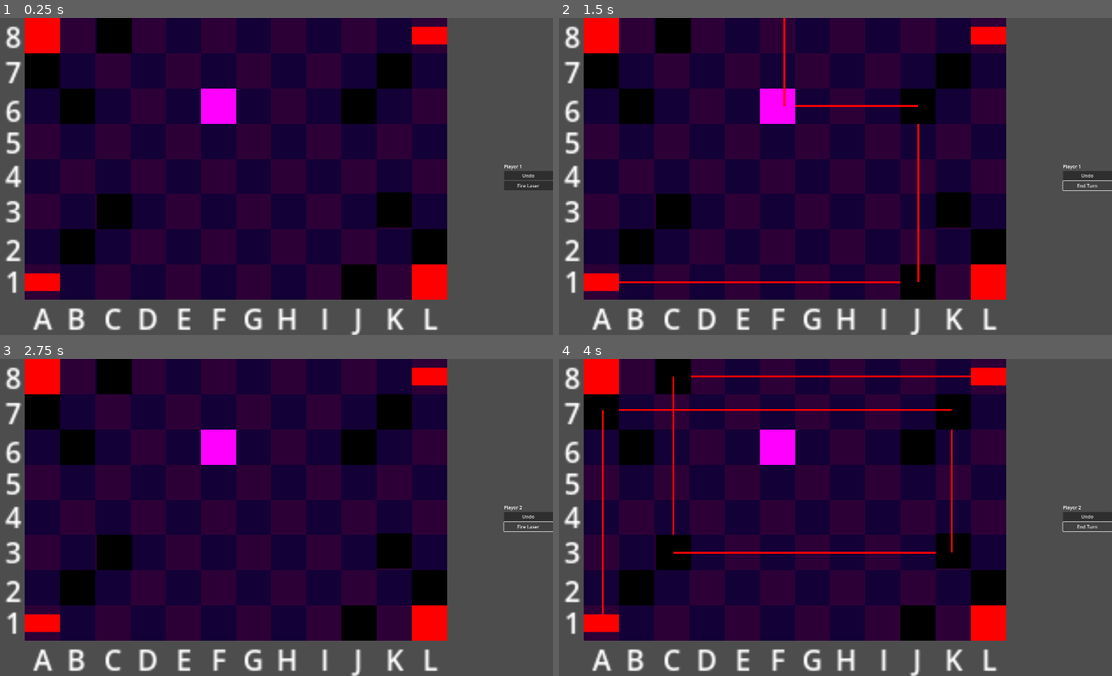
Above: before the commit, frames 1-4 (two rows, left to right).
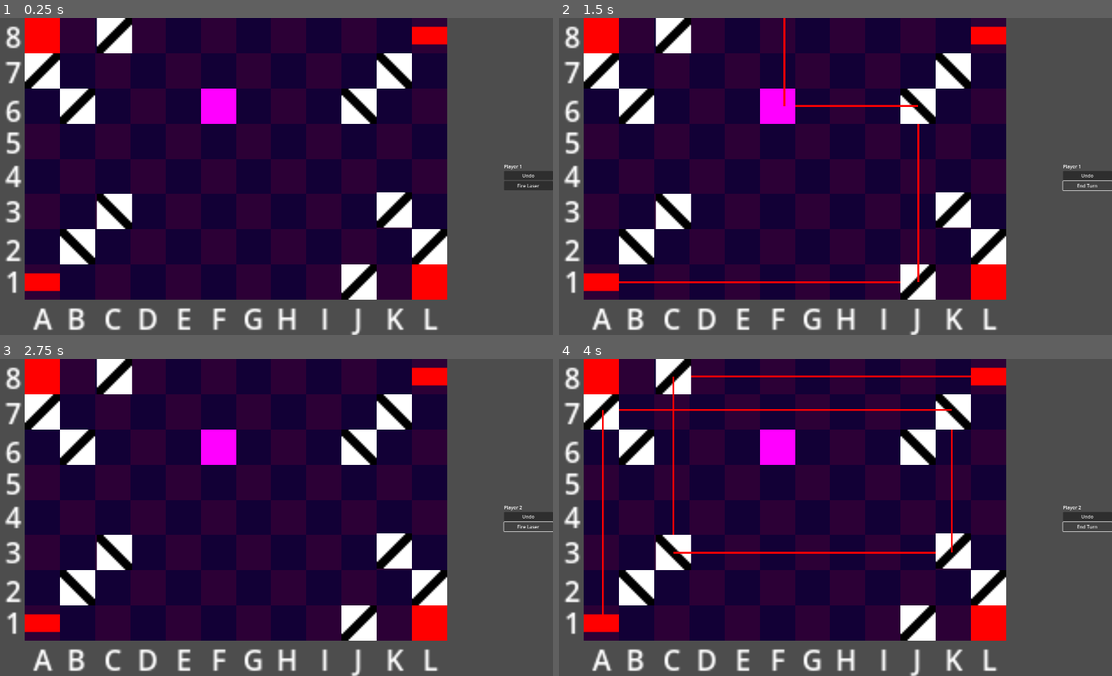
Above: after the commit, the same moments.

Repository: mzbrubak/Reflectix
Game: Godot game, scene res://Scenes/main.tscn
The game is run twice, just before and just after one commit, with the same random seed, the same clock (stepped at 60 frames per second) and the same inputs.
Inputs:
- Up to frame 1 (0.25 s): no input
- Up to frame 2 (1.5 s): click "Undo" at 0.5 s; click "Fire Laser" at 1.25 s
- Up to frame 3 (2.75 s): click "End Turn" at 2 s
- Up to frame 4 (4 s): click "Undo" at 2.75 s; click "Fire Laser" at 3.5 s

The runs differ from the first frame. In frame 1, 5.2% of the frame differs, in the area x 4-81%, y 0-89%; in frame 2, 5.2%; in frame 3, 5.2%; in frame 4, 5.2%.

Commit message:
merged

Diff:
--- a/Scenes/mirror.tscn
+++ b/Scenes/mirror.tscn
@@ -1,9 +1,9 @@
-[gd_scene load_steps=6 format=3 uid="uid://yocbirg225wt"]
+[gd_scene load_steps=7 format=3 uid="uid://yocbirg225wt"]
 
 [ext_resource type="Script" path="res://Scenes/mirror.gd" id="1_2hn2q"]
 [ext_resource type="PackedScene" uid="uid://be6uqcjerdu07" path="res://Scenes/laser.tscn" id="2_054yh"]
-
-[sub_resource type="PlaceholderTexture2D" id="PlaceholderTexture2D_pn3q1"]
+[ext_resource type="Texture2D" uid="uid://dbb7ivubuihek" path="res://img/mirror.png" id="2_w7m7u"]
+[ext_resource type="Script" path="res://Scenes/mirror_sprite_2d.gd" id="3_x6vsf"]
 
 [sub_resource type="SegmentShape2D" id="SegmentShape2D_g8scn"]
 a = Vector2(-10, -10)
@@ -15,10 +15,9 @@
 script = ExtResource("1_2hn2q")
 
 [node name="Sprite2D" type="Sprite2D" parent="."]
-self_modulate = Color(0, 1, 0, 1)
 position = Vector2(7.15256e-07, 0)
-scale = Vector2(20, 20)
-texture = SubResource("PlaceholderTexture2D_pn3q1")
+texture = ExtResource("2_w7m7u")
+script = ExtResource("3_x6vsf")
 
 [node name="MirrorSurface" type="StaticBody2D" parent="."]
 collision_mask = 4
